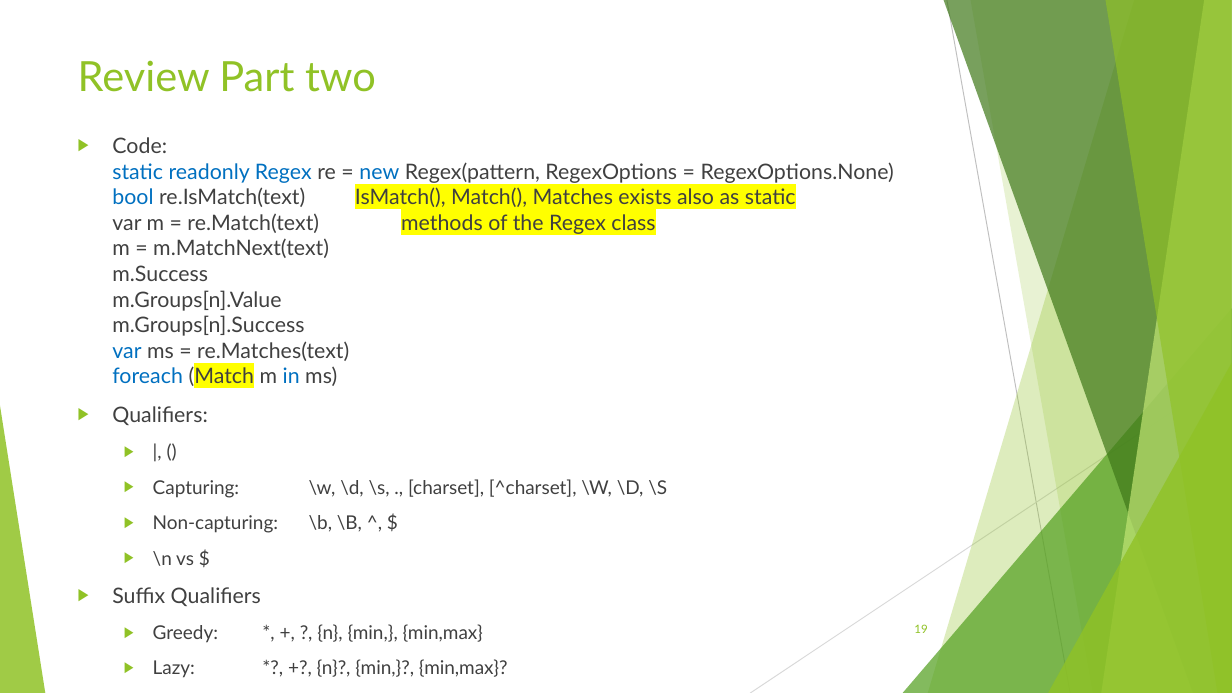
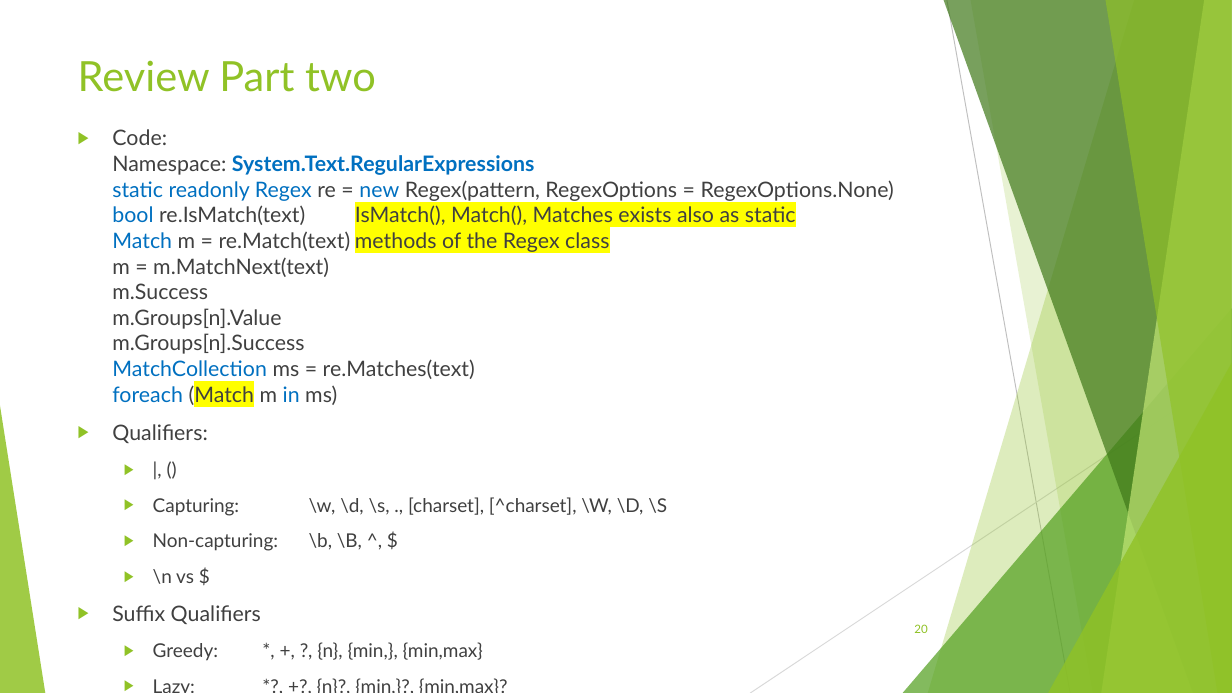
Before and after one commit to avifarah/RegularExpressionsTalk, a slide deck: slide 20 of Regular expression.pptx (slide 19 before the commit). Drawn at 1232x693 pixels with LibreOffice and Linux fonts; fonts in the diff are those of the drawing. Boxes give left, top, right and bottom in pixels: in the first picture for what was removed or moved away, otherwise in the second. Text is boxed around its words. In the diff, an @@ line names an element or a change of style, - is before the commit and + after.

```diff
--- a/Regular expression.pptx
+++ b/Regular expression.pptx
@@ text "Code: Namespace: System.Text.RegularExpressions static reado ...": place and size @@
-text "Code: Namespace: System.Text.RegularExpressions static reado ..." at [112, 137, 894, 643]
+text "Code: Namespace: System.Text.RegularExpressions static reado ..." at [112, 129, 894, 661]
@@ text at [112, 129, 894, 407]: text changed @@
-▶ Code:
-  static readonly Regex re = new Regex(pattern, RegexOptions = RegexOptions.None)
-  bool re.IsMatch(text) IsMatch(), Match(), Matches exists also as static
-  var m = re.Match(text) methods of the Regex class
-  m = m.MatchNext(text)
-  m.Success
-  m.Groups[n].Value
-  m.Groups[n].Success
-  var ms = re.Matches(text)
-  foreach (Match m in ms)
+▶ Code:
+  Namespace: System.Text.RegularExpressions
+  static readonly Regex re = new Regex(pattern, RegexOptions = RegexOptions.None)
+  bool re.IsMatch(text) IsMatch(), Match(), Matches exists also as static
+  Match m = re.Match(text) methods of the Regex class
+  m = m.MatchNext(text)
+  m.Success
+  m.Groups[n].Value
+  m.Groups[n].Success
+  MatchCollection ms = re.Matches(text)
+  foreach (Match m in ms)
@@ page number at [914, 624, 927, 633]: text changed @@
-19
+20
```
Also in this commit, not shown: 15 other slides changed, 1 slide added, 9 other files.
